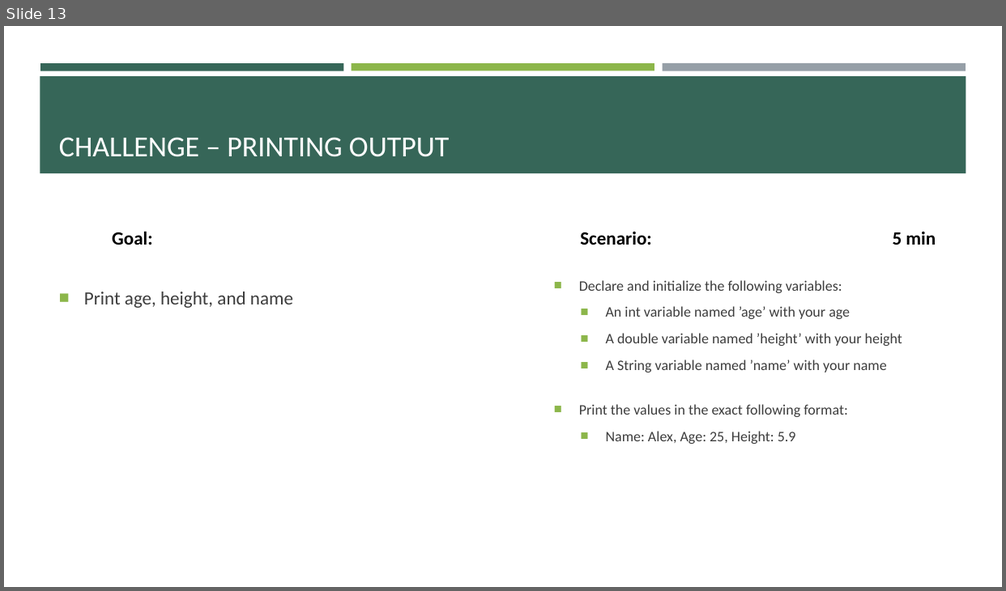
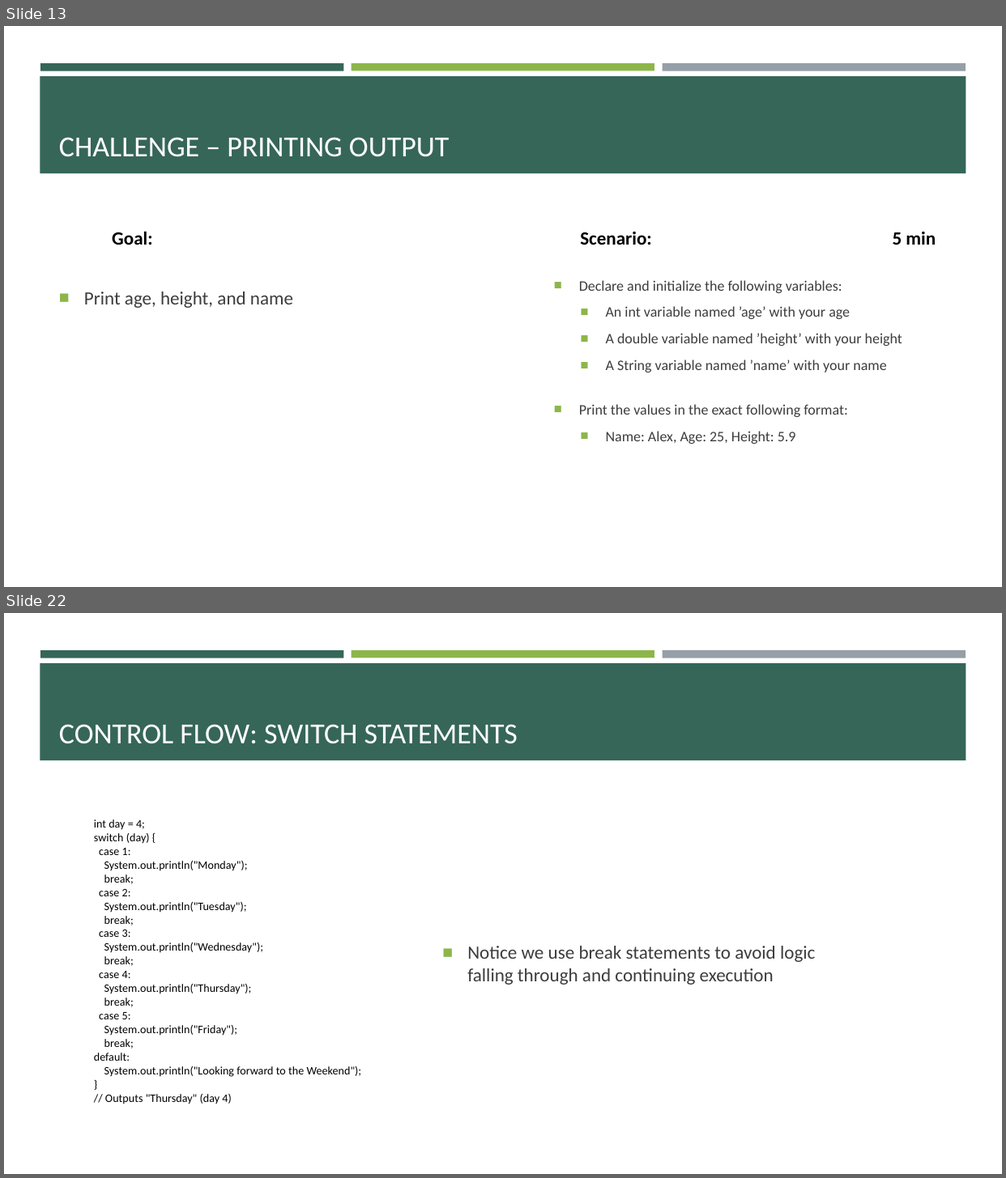
Before and after one commit to e-m-wilson/java-fs, a slide deck: Week_2/Core_Java.pptx. Shown one above the other, each under a label of ours: slide 13 before the commit, slides 13 and 22 after it; the slides between them are not shown. The pictures are 1006x591 and 1006x1178 pixels, drawn with LibreOffice and Linux fonts; fonts in the diff are those of the drawing. Boxes give left, top, right and bottom in pixels: in the first picture for what was removed or moved away, otherwise in the second. Text is boxed around its words. In the diff, an @@ line names an element or a change of style, - is before the commit and + after.

```diff
--- a/Week_2/Core_Java.pptx
+++ b/Week_2/Core_Java.pptx
@@ slide 22 added at <box>4,613,1002,1174</box>, background #FFFFFF; not listed: 4 template elements that a slide beside it also shows @@
@@ title added at <box>59,724,518,744</box>, 28 pt, text #FFFFFF @@
+CONTROL FLOW: SWITCH STATEMENTS
@@ text added at <box>94,820,362,1105</box>, 11 pt, text #000000 @@
+int day = 4;
+switch (day) {
+case 1:
+System.out.println("Monday");
+break;
+case 2:
+System.out.println("Tuesday");
+break;
+case 3:
+System.out.println("Wednesday");
+break;
+case 4:
+System.out.println("Thursday");
+break;
+case 5:
+System.out.println("Friday");
+break;
+default:
+System.out.println("Looking forward to the Weekend");
+}
+// Outputs "Thursday" (day 4)
@@ text added at <box>467,946,815,985</box>, 18 pt, text #3D3D3D @@
+■ Notice we use break statements to avoid logic falling through and continuing execution
```
Also in this commit, not shown: 1 slide changed, 20 other slides added, 1 slide removed, 3 other files.
